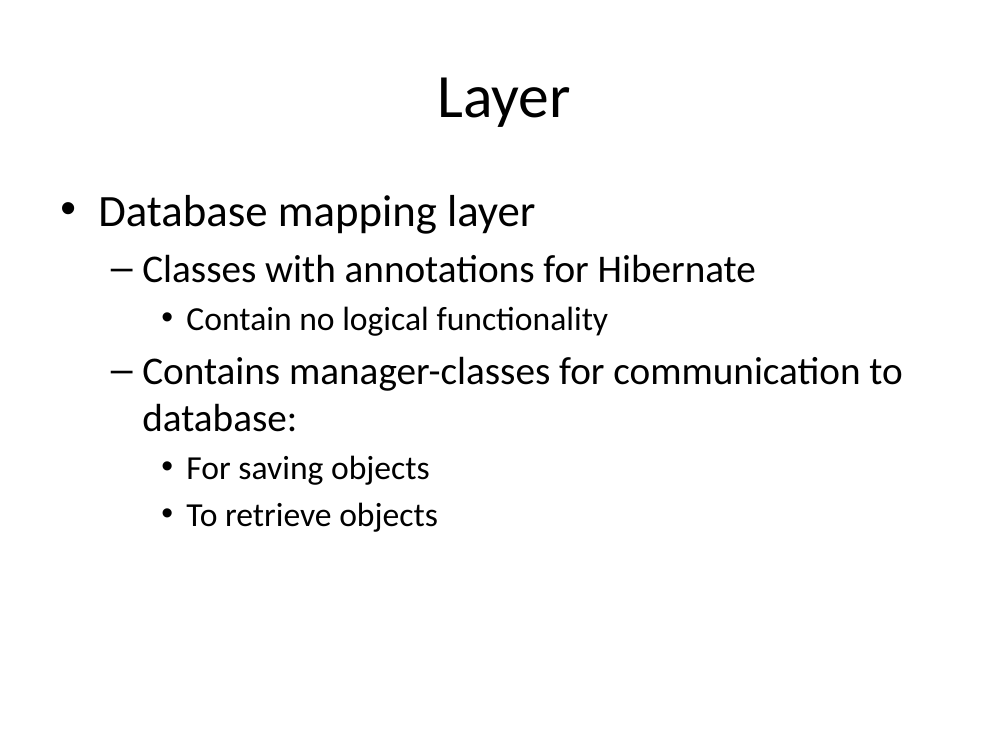
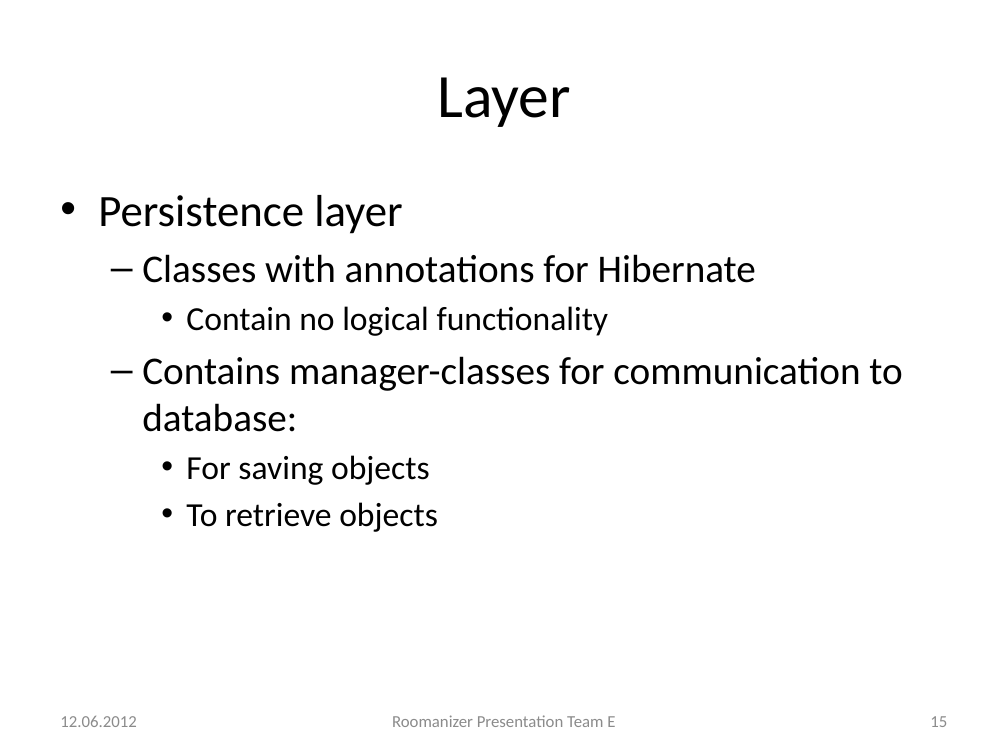
Before and after one commit to markusmo/HotelSoftware, a slide deck: slide 15 of Documentation/Praesentation/PresentationRoomanizer.pptx (slide 19 before the commit). Drawn at 1008x756 pixels with LibreOffice and Linux fonts; fonts in the diff are those of the drawing. Boxes give left, top, right and bottom in pixels: in the first picture for what was removed or moved away, otherwise in the second. Text is boxed around its words. In the diff, an @@ line names an element or a change of style, - is before the commit and + after.

```diff
--- a/Documentation/Praesentation/PresentationRoomanizer.pptx
+++ b/Documentation/Praesentation/PresentationRoomanizer.pptx
@@ text at (98,195,403,234): text changed @@
-• Database mapping layer
+• Persistence layer
@@ text added at (60,716,136,727), 12 pt, text #8C8C8C @@
+12.06.2012
@@ text added at (392,715,615,727), 12 pt, text #8C8C8C @@
+Roomanizer Presentation Team E
@@ page number added at (930,716,947,727), 12 pt, text #8C8C8C @@
+15
```
Also in this commit, not shown: 26 other slides changed, 1 slide added, 4 slides removed, 9 other files.
